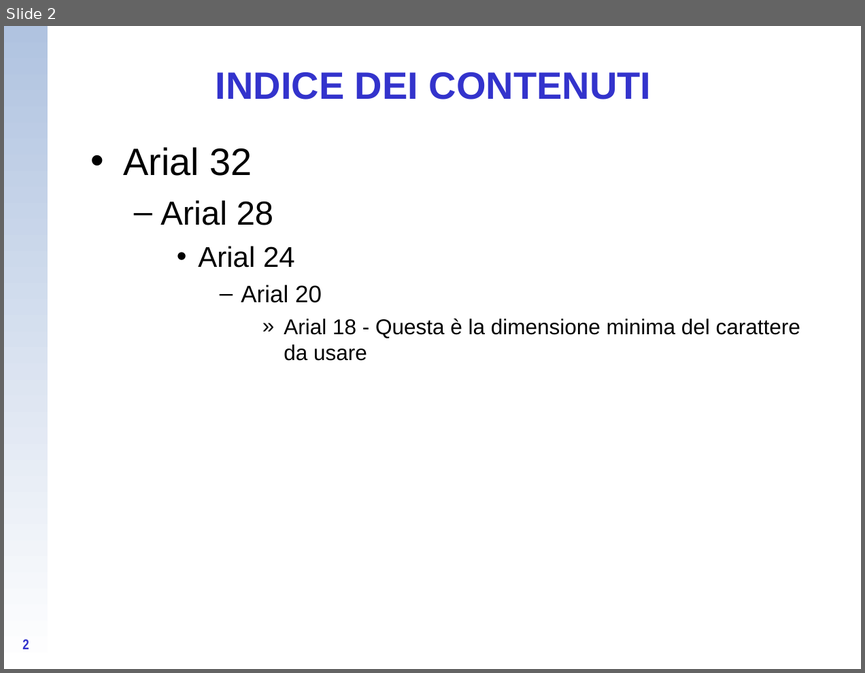
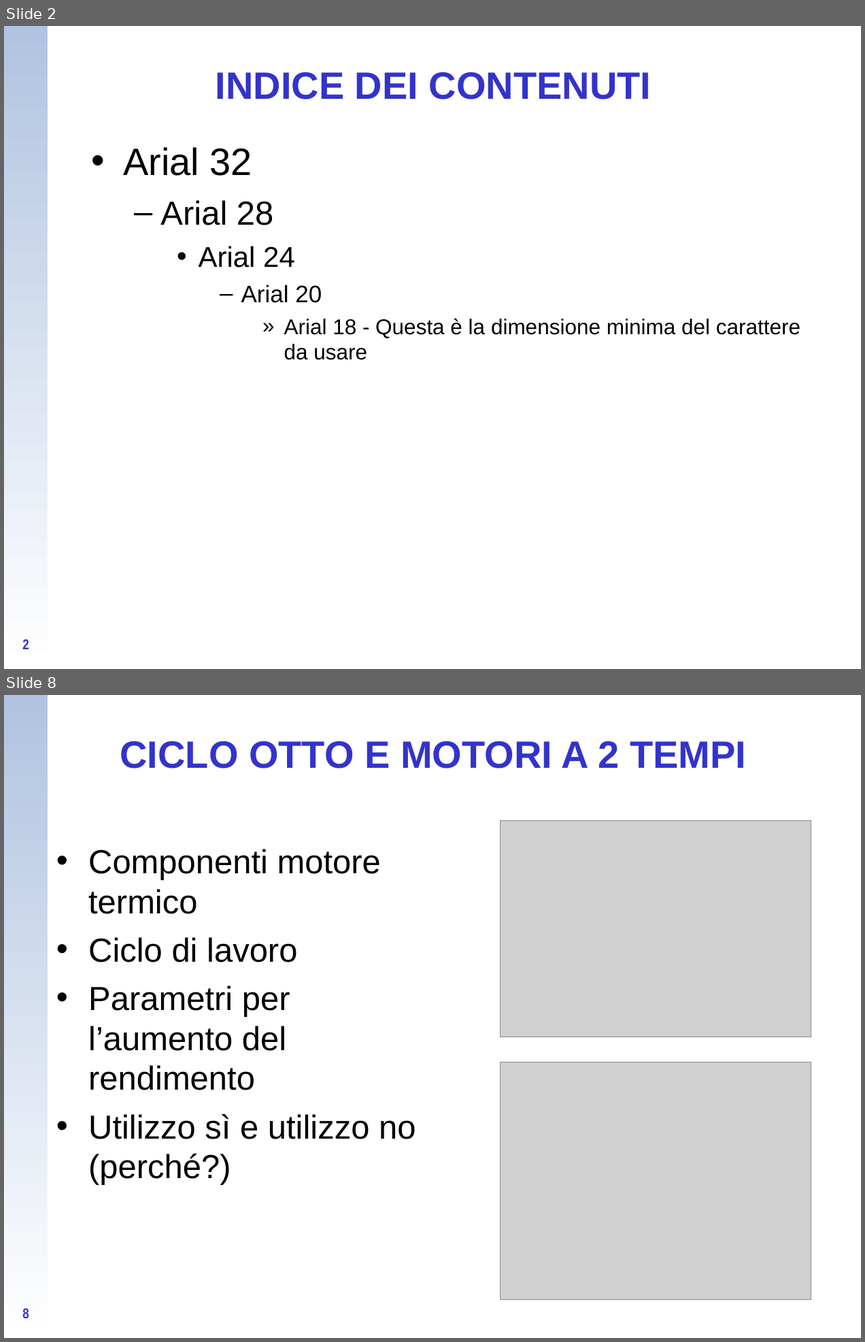
Before and after one commit to CampelloManuel/progetto-esame, a slide deck: tesina/Presentazione_tipo_Energia (te ne ho salvata una copia fusco, sei libero di usarla).ppt. Shown one above the other, each under a label of ours: slide 2 before the commit, slides 2 and 8 after it; the slides between them are not shown. The pictures are 865x673 and 865x1342 pixels, drawn with LibreOffice and Linux fonts; fonts in the diff are those of the drawing; grey boxes stand for pictures; background and template pictures are left out. Boxes give left, top, right and bottom in pixels: in the first picture for what was removed or moved away, otherwise in the second. Text is boxed around its words. In the diff, an @@ line names an element or a change of style, - is before the commit and + after.

```diff
--- a/tesina/Presentazione_tipo_Energia (te ne ho salvata una copia fusco, sei libero di usarla).ppt
+++ b/tesina/Presentazione_tipo_Energia (te ne ho salvata una copia fusco, sei libero di usarla).ppt
@@ slide 8 added at box(4, 695, 861, 1338), background picture (left out); not listed: 1 template element that a slide beside it also shows @@
@@ title added at box(120, 741, 746, 768), 32 pt, text #3333CC, bold @@
+CICLO OTTO E MOTORI A 2 TEMPI
@@ picture added at box(500, 821, 811, 1037) @@
@@ text added at box(88, 849, 415, 1185), 28 pt, text #000000 @@
+• Componenti motore termico
+• Ciclo di lavoro
+• Parametri per l’aumento del rendimento
+• Utilizzo sì e utilizzo no (perché?)
@@ picture added at box(500, 1062, 811, 1299) @@
@@ page number added at box(22, 1308, 29, 1318), 12 pt, text #3333CC, bold @@
+8
```
Also in this commit, not shown: 1 slide changed, 6 other slides added, 2 slides removed, 3 other files.
